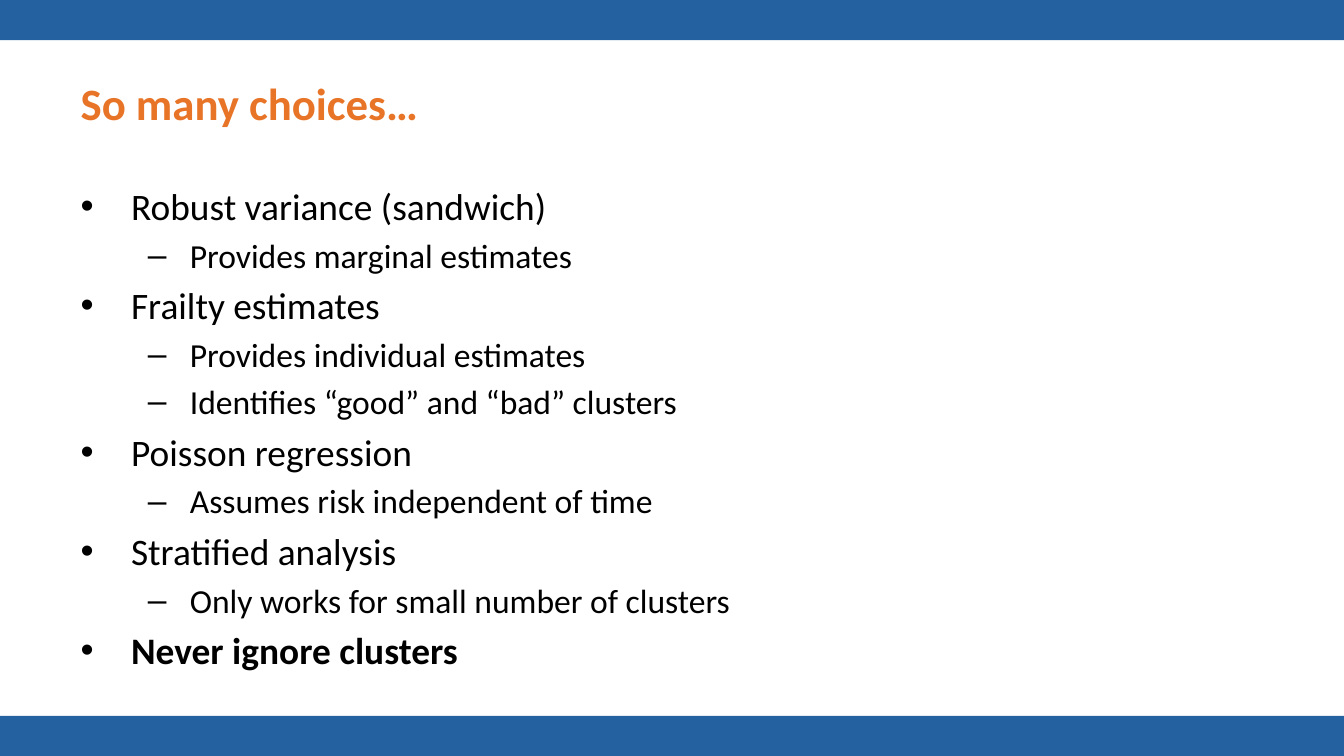
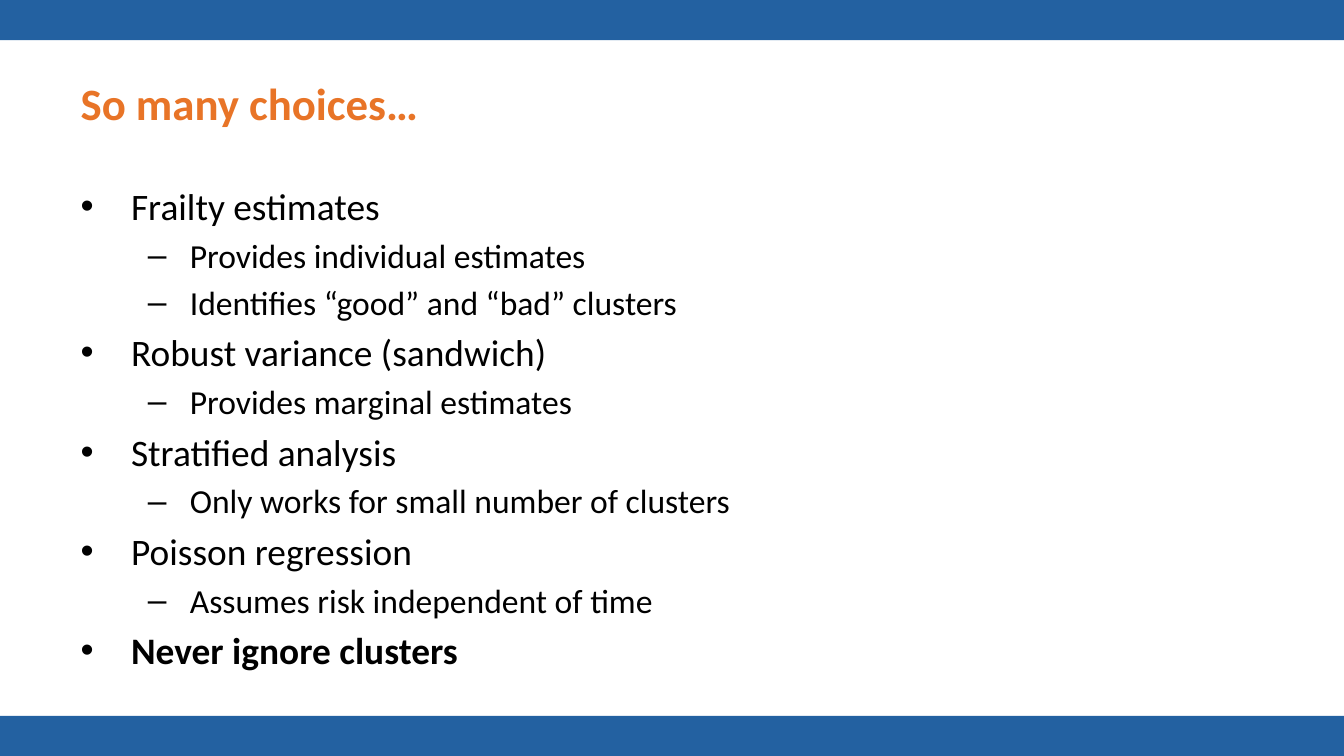
Before and after one commit to pmean/talks, a slide deck: slide 70 of frailty/frailty.pptx (slide 64 before the commit). Drawn at 1344x756 pixels with LibreOffice and Linux fonts; fonts in the diff are those of the drawing; background and template pictures are left out. Boxes give left, top, right and bottom in pixels: in the first picture for what was removed or moved away, otherwise in the second. Text is boxed around its words. In the diff, an @@ line names an element or a change of style, - is before the commit and + after.

```diff
--- a/frailty/frailty.pptx
+++ b/frailty/frailty.pptx
@@ text at (x1=131, y1=193, x2=571, y2=274): paragraphs removed @@
-• Robust variance (sandwich)
-  – Provides marginal estimates
@@ text at (x1=131, y1=339, x2=730, y2=519): paragraphs added @@
+• Robust variance (sandwich)
+  – Provides marginal estimates
+• Stratified analysis
+  – Only works for small number of clusters
@@ text at (x1=131, y1=539, x2=730, y2=619): paragraphs removed @@
-• Stratified analysis
-  – Only works for small number of clusters
```
Also in this commit, not shown: 8 other slides changed, 10 slides added, 1 slide removed, 4 other files.
